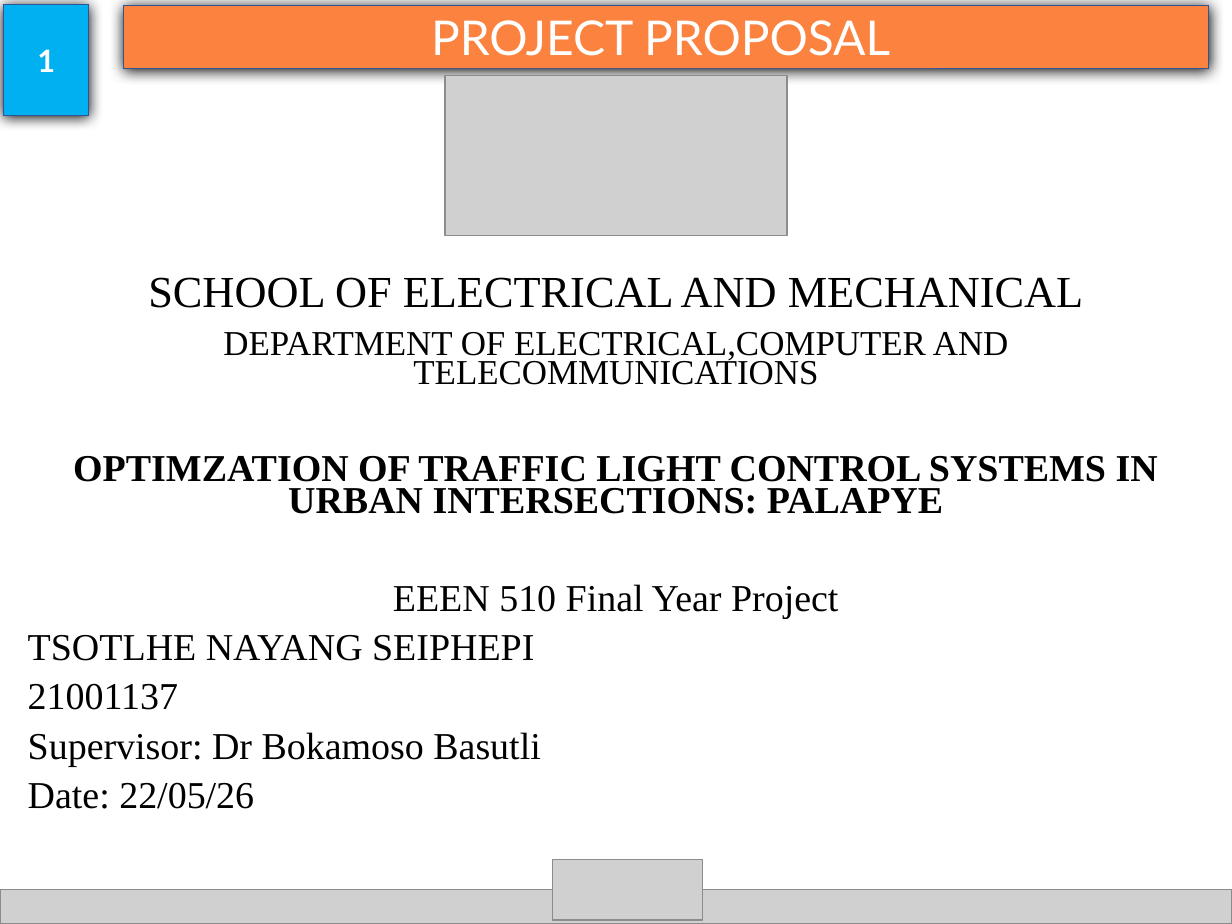
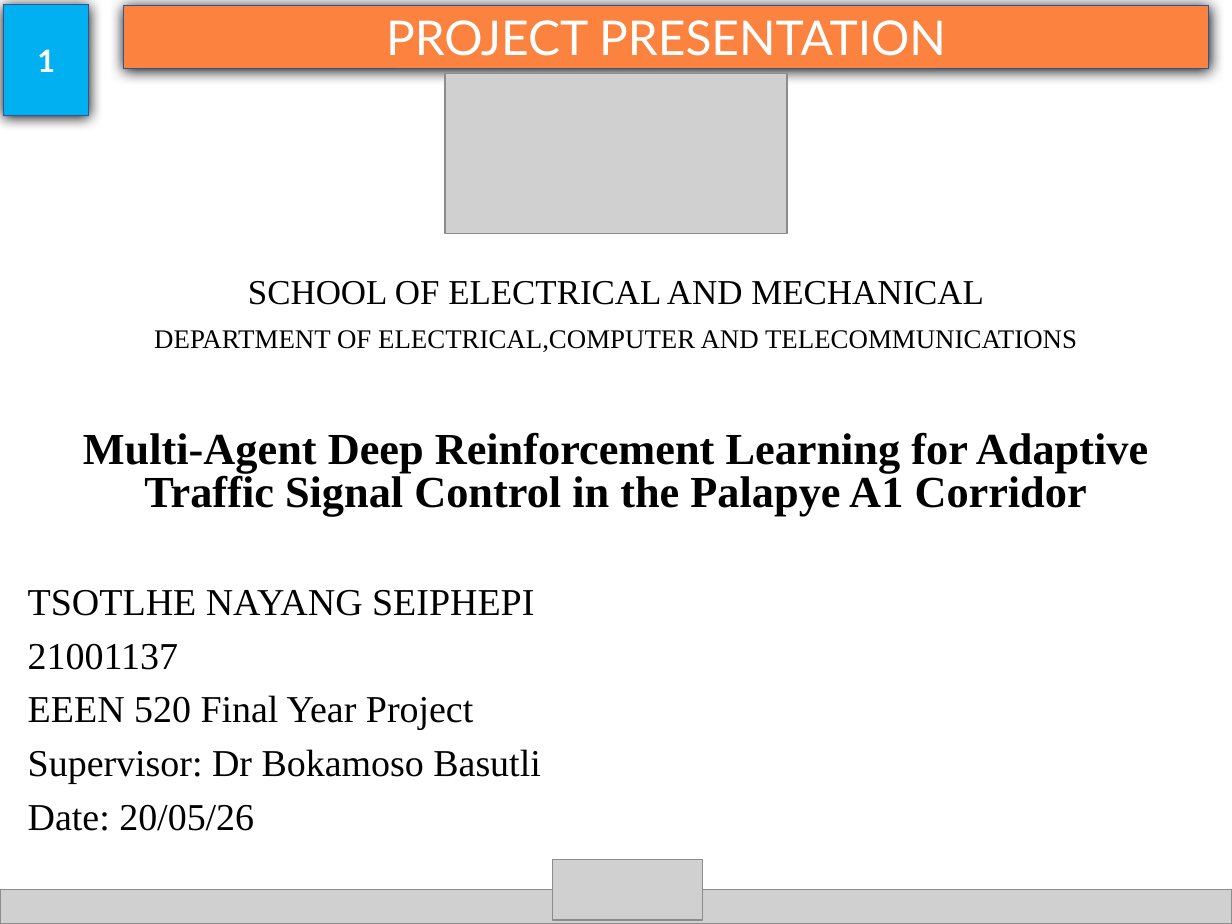
Before and after one commit to geranimoekia/Multi-Agent-Deep-Reinforcement-Learning-for-Adaptive-Traffic-Signal-Control-Palapye-A1-Corridor, a slide deck: slide 1 of docs/presentations/TSOTLHE SEIPHEPI FYP.pptx. Drawn at 1232x924 pixels with LibreOffice and Linux fonts; fonts in the diff are those of the drawing; grey boxes stand for pictures. Boxes give left, top, right and bottom in pixels: in the first picture for what was removed or moved away, otherwise in the second. Text is boxed around its words. In the diff, an @@ line names an element or a change of style, - is before the commit and + after.

```diff
--- a/docs/presentations/TSOTLHE SEIPHEPI FYP.pptx
+++ b/docs/presentations/TSOTLHE SEIPHEPI FYP.pptx
@@ text in rectangle at (386,20,946,56): text changed @@
-PROJECT PROPOSAL
+PROJECT PRESENTATION
@@ text at (28,281,1077,784): size 25.9 to 20.4 pt in "SCHOOL OF ELECTRICAL AND MECHANICAL"; size 20.4 to 15.7 pt in "DEPARTMENT OF ELECTRICAL,COMPUTER AND TELECOMMUNICATIONS"; line spacing 0.7 to 0.8 @@
@@ text at (83,432,1148,516): text changed; size 22.2 to 25.9 pt @@
-OPTIMZATION OF TRAFFIC LIGHT CONTROL SYSTEMS IN URBAN INTERSECTIONS: PALAPYE
-EEEN 510 Final Year Project
+Multi-Agent Deep Reinforcement Learning for Adaptive Traffic Signal Control in the Palapye A1 Corridor
@@ text at (28,695,473,730): paragraph added @@
+EEEN 520 Final Year Project
@@ text at (28,804,254,831): text changed @@
-Date: 22/05/26
+Date: 20/05/26
```
Also in this commit, not shown: 7 other slides changed, 17 slides added, 6 slides removed, 2 other files.
